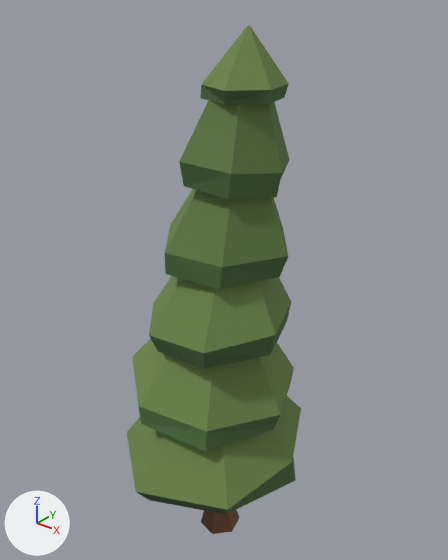
A saved change to the glTF model survival/public/models/pine.glb.
Camera for both pictures: a 50 mm camera at (5.94, -7.3, 9.8) aimed at (-0.17, 0.34, 5.07). The axes (+X, +Y, +Z) are drawn at lower left. The lights are the same throughout. The picture after the commit comes second. Vertices at exactly the same position are counted once.

The older version as bpy lines, for what is in view:
```python
me_pine_003 = bpy.data.meshes.new('pine.003')
me_pine_003.from_pydata(...)  # 186 vertices, 344 faces; spans x -2.0..1.58, y -1.9..1.77, z -0.27..9.2
me_pine_003.materials.append(mat_tree)
ob_pine = bpy.data.objects.new('pine', me_pine_003)
ob_pine.location = (0.0, 0.0, 0.0)
```
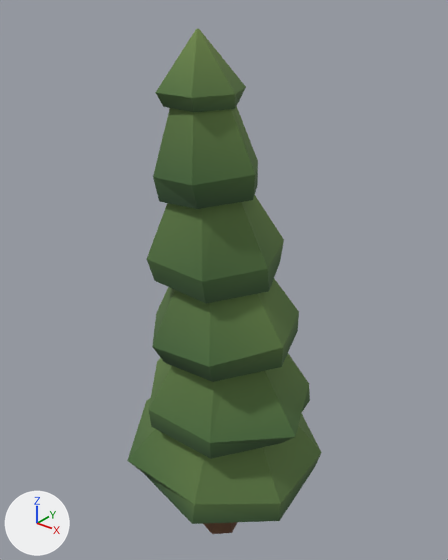
The edits, one by one:
me_pine_003 is used by ob_pine; location (0.0, 0.0, 0.0).
me_pine_003 had 186 vertices, 344 faces and spanned x -2.0..1.58, y -1.9..1.77, z -0.27..9.2.
me_pine_003 now has 186 vertices, 344 faces and spans x -1.79..1.86, y -1.6..1.98, z -0.27..9.2.
me_pine_003 part 1: the loose piece of 30 vertices spanning x -0.39..0.39, y -0.39..0.39, z -0.27..6.45 is rebuilt with 30 vertices and now spans x -0.39..0.39, y -0.39..0.39, z -0.27..6.45.
me_pine_003 part 2: the loose piece of 28 vertices spanning x -1.4..1.21, y -1.09..1.6, z 4.06..6.16 is rebuilt with 28 vertices and now spans x -1.09..1.52, y -1.32..1.37, z 4.06..6.16.
me_pine_003 part 3: the loose piece of 28 vertices spanning x -1.75..1.36, y -1.42..1.77, z 2.72..4.82 is rebuilt with 28 vertices and now spans x -1.27..1.86, y -1.39..1.68, z 2.73..4.82.
me_pine_003 part 4: the loose piece of 28 vertices spanning x -2.0..1.58, y -1.9..1.69, z 1.39..3.48 is rebuilt with 28 vertices and now spans x -1.79..1.77, y -1.6..1.98, z 1.37..3.48.
me_pine_003 part 5: the loose piece of 24 vertices spanning x -0.69..0.95, y -0.53..1.14, z 6.78..8.82 is rebuilt with 24 vertices and now spans x -0.76..0.96, y -1.17..0.49, z 6.79..8.82.
me_pine_003 part 6: the loose piece of 24 vertices spanning x -1.22..1.15, y -0.77..1.19, z 5.48..7.47 is rebuilt with 24 vertices and now spans x -1.05..1.14, y -1.17..0.79, z 5.47..7.48.
me_pine_003 part 7: a new loose piece of 24 vertices spanning x -0.65..0.63, y -1.01..0.18, z 8.2..9.2, in mat_tree.
Part 8, on me_pine_003:
24 vertices are removed from x -0.44..0.81, y -0.29..0.98, z 8.2..9.2.
44 faces are deleted.

Where the change shows, as pixel boxes (x1, y1, x2, y2) in the pictures (448 x 560 px):
'pine', reshaped (11% wider)
    before: (127, 25, 301, 534)
    after: (127, 29, 321, 534)
part 1 of me_pine_003, rebuilt
    before: (201, 510, 240, 534)
    after: (204, 522, 238, 534)
part 2 of me_pine_003, rebuilt (11% taller)
    before: (149, 276, 291, 369)
    after: (152, 279, 299, 382)
part 3 of me_pine_003, rebuilt (7% shorter)
    before: (132, 339, 294, 452)
    after: (149, 354, 310, 459)
part 4 of me_pine_003, rebuilt (11% wider, 7% taller)
    before: (127, 396, 301, 514)
    after: (127, 398, 321, 524)
part 5 of me_pine_003, rebuilt
    before: (179, 99, 290, 199)
    after: (153, 106, 258, 209)
part 6 of me_pine_003, rebuilt (11% wider, 7% taller)
    before: (165, 189, 288, 290)
    after: (147, 195, 284, 303)
part 7 of me_pine_003, added (green)
    after: (155, 29, 246, 112)
part 8 of me_pine_003, deleted (green)
    before: (201, 25, 289, 104)
